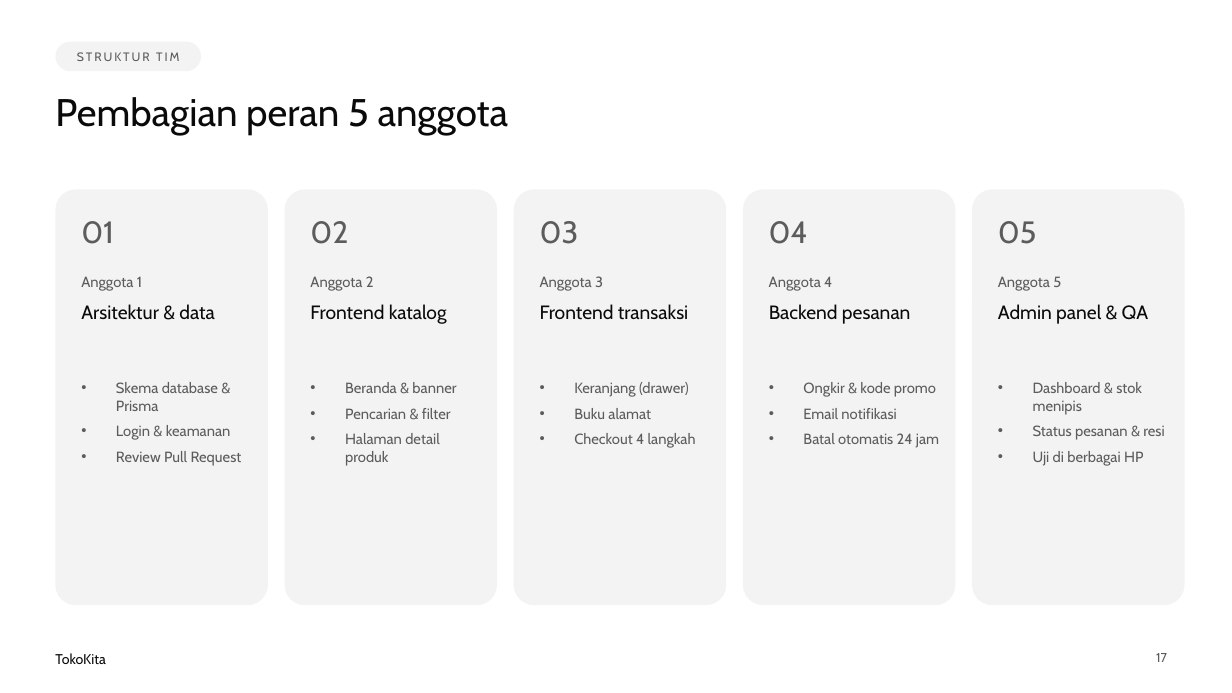
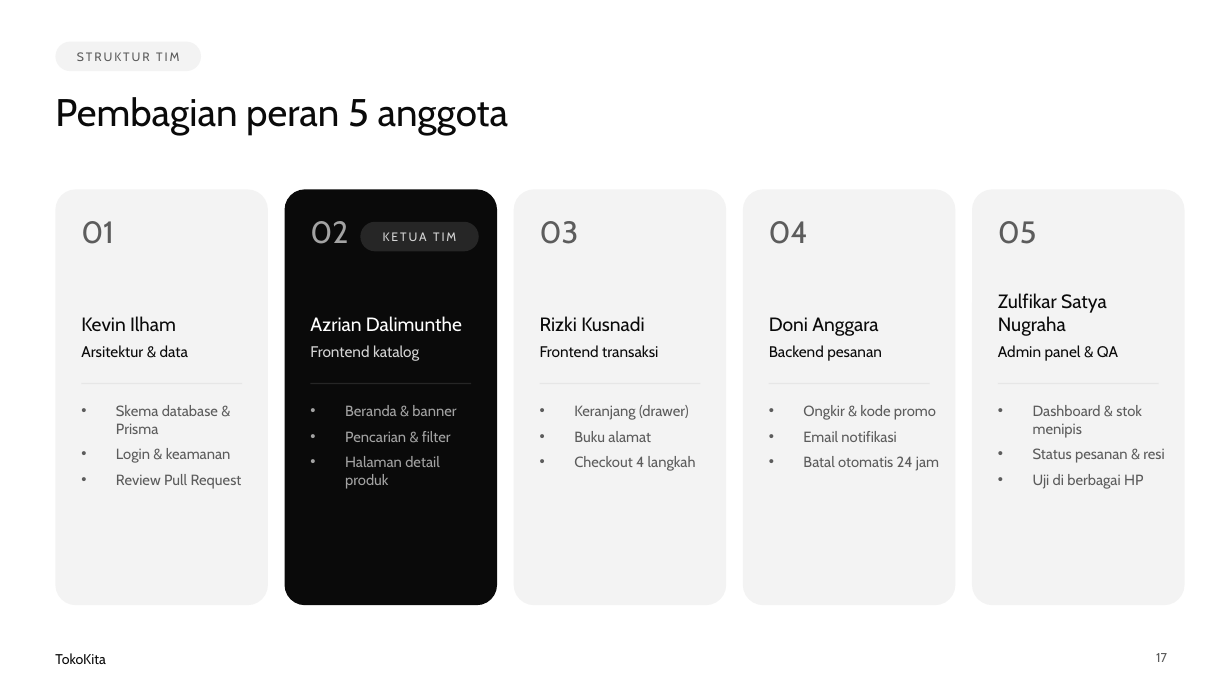
Before and after one commit to Magang-Project-Cmlabs/ecommerce, a slide deck: slide 17 of docs/Presentasi_ECommerce_TokoKita.pptx. Drawn at 1232x693 pixels with LibreOffice and Linux fonts; fonts in the diff are those of the drawing. Boxes give left, top, right and bottom in pixels: in the first picture for what was removed or moved away, otherwise in the second. Text is boxed around its words. In the diff, an @@ line names an element or a change of style, - is before the commit and + after.

```diff
--- a/docs/Presentasi_ECommerce_TokoKita.pptx
+++ b/docs/Presentasi_ECommerce_TokoKita.pptx
@@ rounded rectangle at [285,189,497,605]: fill #F3F3F3 to #0A0A0A @@
@@ text "02" at [310,221,348,244]: text colour #5C5C5C to #A3A3A3 @@
@@ rounded rectangle added at [360,222,479,251], fill #262626 @@
@@ text added at [383,232,456,241], 9.5 pt, text #D4D4D4 @@
+KETUA TIM
@@ text removed at [81,276,142,291] @@
-Anggota 1
@@ text removed at [310,276,374,291] @@
-Anggota 2
@@ text removed at [540,276,603,291] @@
-Anggota 3
@@ text removed at [769,276,832,291] @@
-Anggota 4
@@ text removed at [998,276,1061,291] @@
-Anggota 5
@@ text added at [998,293,1107,336], 15 pt, text #0A0A0A @@
+Zulfikar Satya Nugraha
@@ text added at [81,316,176,331], 15 pt, text #0A0A0A @@
+Kevin Ilham
@@ text added at [310,316,462,332], 15 pt, text #FFFFFF @@
+Azrian Dalimunthe
@@ text added at [540,316,644,331], 15 pt, text #0A0A0A @@
+Rizki Kusnadi
@@ text added at [769,317,878,336], 15 pt, text #0A0A0A @@
+Doni Anggara
@@ text "Arsitektur & data": place and size @@
-text "Arsitektur & data" at [81,304,214,320]
+text "Arsitektur & data" at [81,345,188,357]
@@ text "Frontend katalog": place and size @@
-text "Frontend katalog" at [310,304,447,324]
+text "Frontend katalog" at [310,345,419,361]
@@ text "Frontend katalog" at [310,345,419,361]: size 15 to 12 pt, text colour #0A0A0A to #D4D4D4 @@
@@ text "Frontend transaksi": place and size @@
-text "Frontend transaksi" at [540,304,688,320]
+text "Frontend transaksi" at [540,345,658,357]
@@ text "Backend pesanan": place and size @@
-text "Backend pesanan" at [769,304,911,324]
+text "Backend pesanan" at [769,345,882,361]
@@ size 15 to 12 pt in 4 elements at [81,345,188,357], [540,345,658,357], [769,345,882,361], [998,345,1118,361] @@
@@ text "Admin panel & QA": place and size @@
-text "Admin panel & QA" at [998,304,1148,324]
+text "Admin panel & QA" at [998,345,1118,361]
@@ line added from (81, 384) to (242, 384), #E6E6E6 1 pt @@
@@ line added from (311, 384) to (471, 384), #262626 1 pt @@
@@ line added from (540, 384) to (701, 384), #E6E6E6 1 pt @@
@@ line added from (769, 384) to (930, 384), #E6E6E6 1 pt @@
@@ line added from (998, 384) to (1159, 384), #E6E6E6 1 pt @@
@@ text "Skema database & Prisma": place and size @@
-text "Skema database & Prisma" at [116,382,242,466]
+text "Skema database & Prisma" at [116,405,242,489]
@@ text "Beranda & banner" at [345,405,456,489]: text colour #5C5C5C to #A3A3A3 @@
@@ text "Beranda & banner": place and size @@
-text "Beranda & banner" at [345,382,456,466]
+text "Beranda & banner" at [345,405,456,489]
@@ text "Keranjang (drawer)": place and size @@
-text "Keranjang (drawer)" at [574,382,696,448]
+text "Keranjang (drawer)" at [574,405,696,471]
@@ text "Ongkir & kode promo": place and size @@
-text "Ongkir & kode promo" at [803,382,939,448]
+text "Ongkir & kode promo" at [803,405,939,471]
@@ text "Dashboard & stok menipis": place and size @@
-text "Dashboard & stok menipis" at [1033,382,1164,466]
+text "Dashboard & stok menipis" at [1033,405,1164,489]
```
Also in this commit, not shown: 5 other files.
